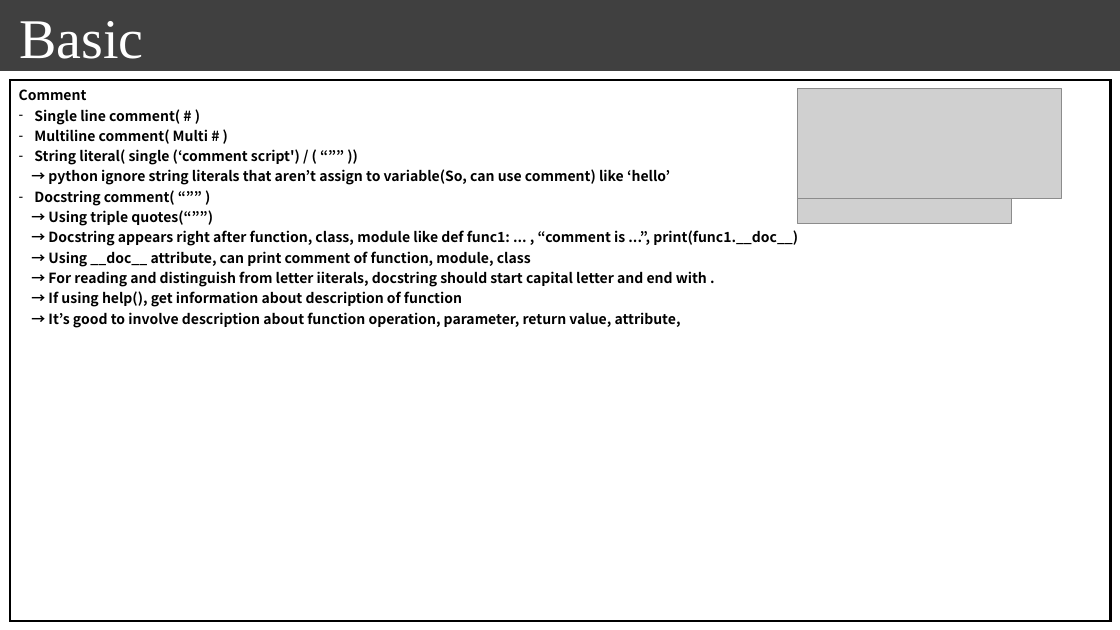
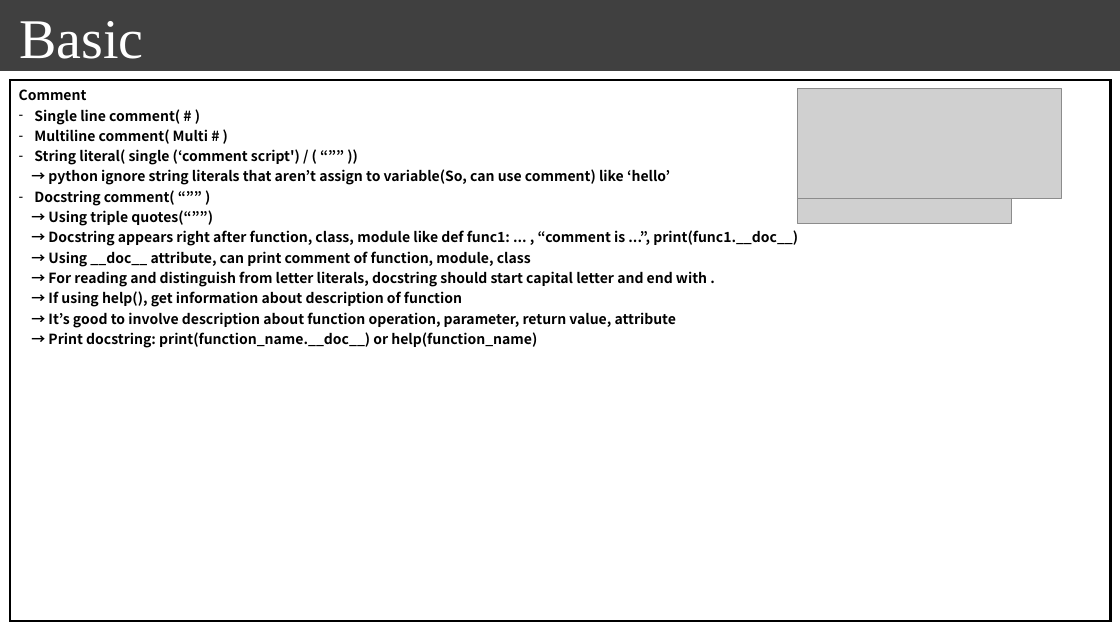
Before and after one commit to seonghokim/Study, a slide deck: slide 1 of Study Material/[ENG] everything in python.pptx. Drawn at 1120x630 pixels with LibreOffice and Linux fonts; fonts in the diff are those of the drawing; grey boxes stand for pictures; background and template pictures are left out. Boxes give left, top, right and bottom in pixels: in the first picture for what was removed or moved away, otherwise in the second. Text is boxed around its words. In the diff, an @@ line names an element or a change of style, - is before the commit and + after.

```diff
--- a/Study Material/[ENG] everything in python.pptx
+++ b/Study Material/[ENG] everything in python.pptx
@@ table at (x1=10, y1=81, x2=1111, y2=621) @@
-row 1, column 1: Comment / Single line comment( # ) / Multiline comment( Multi # ) / String literal( single (‘comment script') / ( “”” )) / → python ignore string literals that aren’t assign to variable(So, can use comment) like ‘hello’ / Docstring comment( “”” ) / → Using triple quotes(“””) / → Docstring appears right after function, class, module like def func1: ... , “comment is ...”, print(func1.__doc__) / → Using __doc__ attribute, can print comment of function, module, class / → For reading and distinguish from letter iiterals, docstring should start capital letter and end with . / → If using help(), get information about description of function / → It’s good to involve description about function operation, parameter, return value, attribute,
+row 1, column 1: Comment / Single line comment( # ) / Multiline comment( Multi # ) / String literal( single (‘comment script') / ( “”” )) / → python ignore string literals that aren’t assign to variable(So, can use comment) like ‘hello’ / Docstring comment( “”” ) / → Using triple quotes(“””) / → Docstring appears right after function, class, module like def func1: ... , “comment is ...”, print(func1.__doc__) / → Using __doc__ attribute, can print comment of function, module, class / → For reading and distinguish from letter literals, docstring should start capital letter and end with . / → If using help(), get information about description of function / → It’s good to involve description about function operation, parameter, return value, attribute / → Print docstring: print(function_name.__doc__) or help(function_name)
```
Also in this commit, not shown: 1 other slide changed, 9 slides added, 1 other file.
